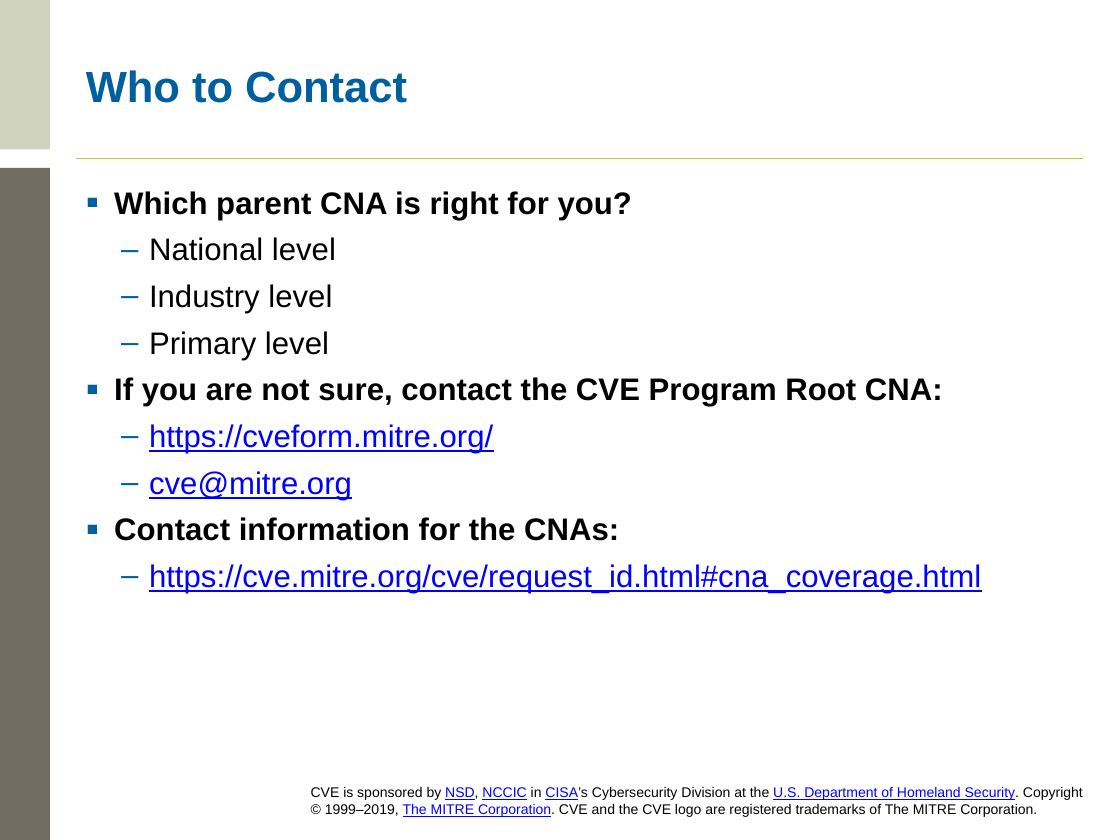
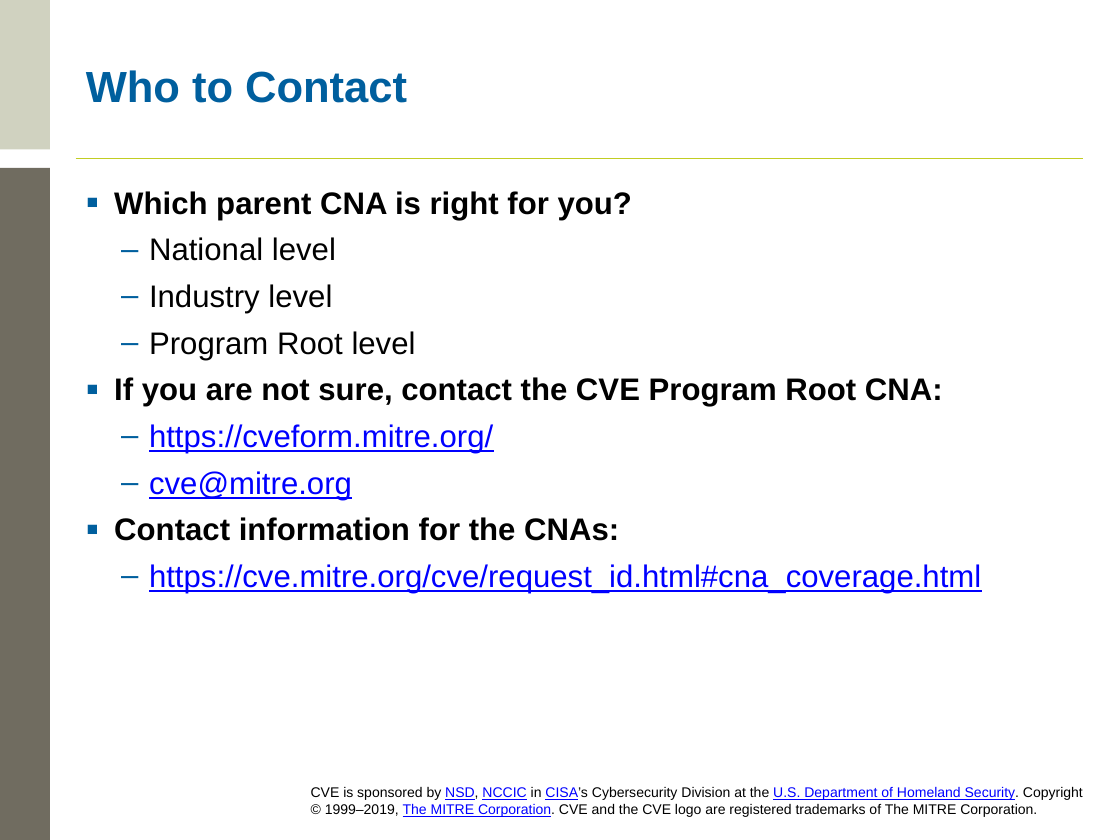
Before and after one commit to CVEProject/cveproject.github.io, a slide deck: slide 8 of docs/cna/Becoming_a_CNA.pptx. Drawn at 1120x840 pixels with LibreOffice and Linux fonts; fonts in the diff are those of the drawing; background and template pictures are left out. Boxes give left, top, right and bottom in pixels: in the first picture for what was removed or moved away, otherwise in the second. Text is boxed around its words. In the diff, an @@ line names an element or a change of style, - is before the commit and + after.

Commit message:
Upload Becoming_a_CNA.pptx
New template, Program Root terminology updates, other minor typos and fixes

```diff
--- a/docs/cna/Becoming_a_CNA.pptx
+++ b/docs/cna/Becoming_a_CNA.pptx
@@ text at (x1=149, y1=331, x2=416, y2=360): text changed @@
-  – Primary level
+  – Program Root level
```
Also in this commit, not shown: 6 other slides changed.
